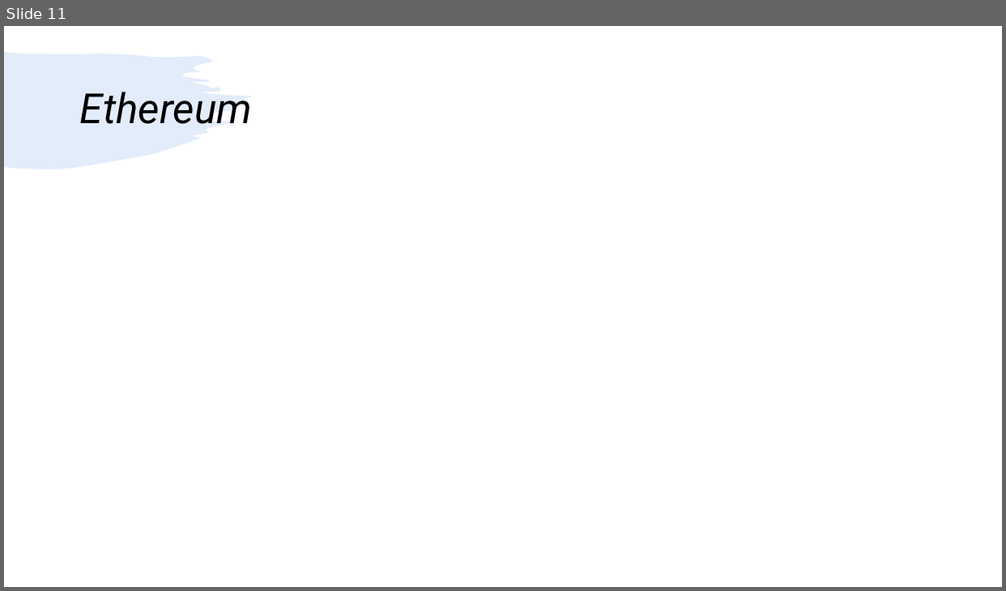
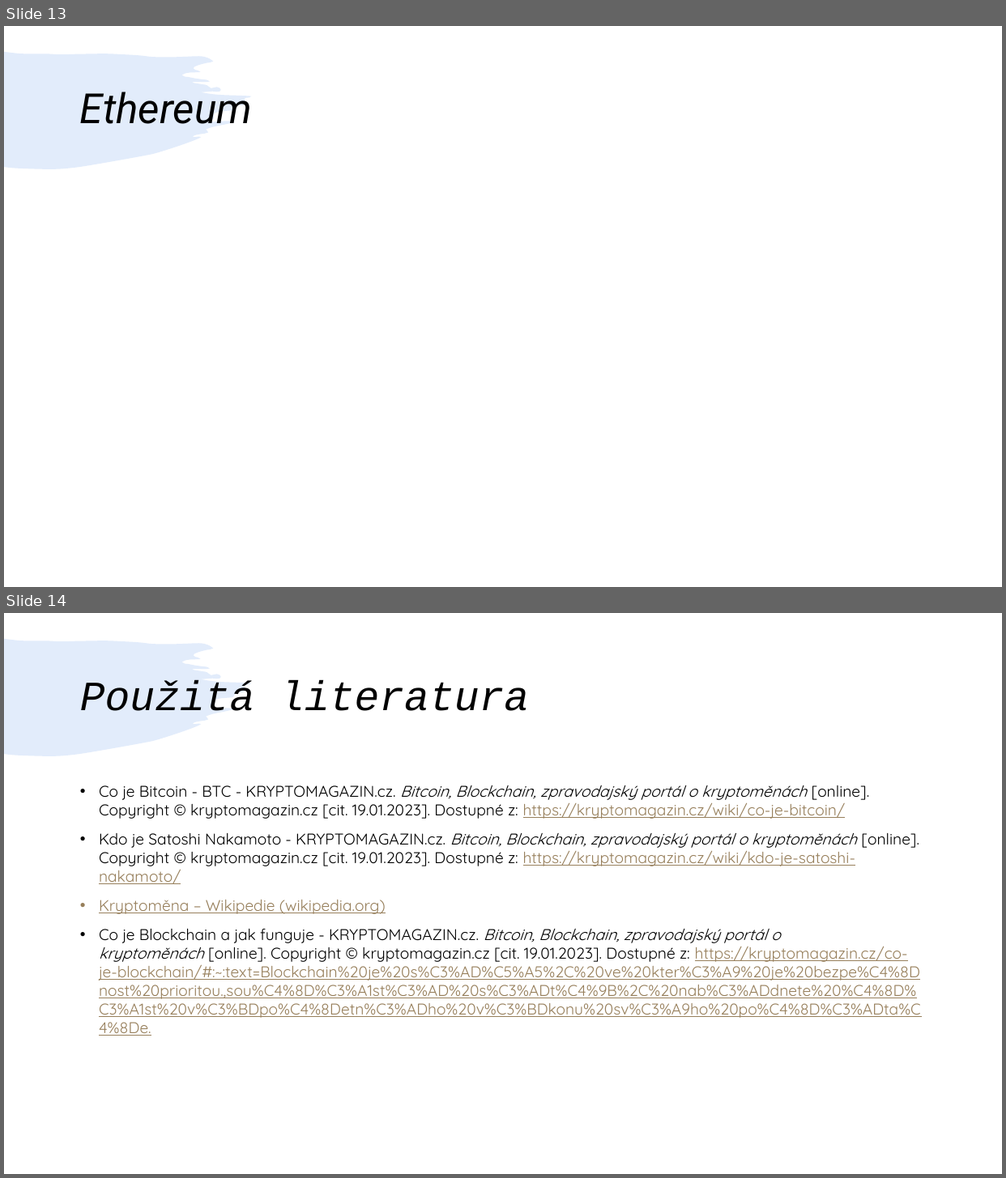
Before and after one commit to kuba384/Jirasek, a slide deck: Presentation.pptx. Shown one above the other, each under a label of ours: slide 11 before the commit, slides 13 and 14 after it. The pictures are 1006x591 and 1006x1178 pixels, drawn with LibreOffice and Linux fonts; fonts in the diff are those of the drawing. Boxes give left, top, right and bottom in pixels: in the first picture for what was removed or moved away, otherwise in the second. Text is boxed around its words. In the diff, an @@ line names an element or a change of style, - is before the commit and + after.

```diff
--- a/Presentation.pptx
+++ b/Presentation.pptx
@@ slide 14 added at (4,613,1002,1174), background #FFFFFF; not listed: 1 template element that a slide beside it also shows @@
@@ title added at (80,680,529,711), 40 pt, text #000000, italic @@
+Použitá literatura
@@ text added at (99,786,921,1036), 15 pt, text #000000 @@
+• Co je Bitcoin - BTC - KRYPTOMAGAZIN.cz. Bitcoin, Blockchain, zpravodajský portál o kryptoměnách [online]. Copyright © kryptomagazin.cz [cit. 19.01.2023]. Dostupné z: https://kryptomagazin.cz/wiki/co-je-bitcoin/
+• Kdo je Satoshi Nakamoto - KRYPTOMAGAZIN.cz. Bitcoin, Blockchain, zpravodajský portál o kryptoměnách [online]. Copyright © kryptomagazin.cz [cit. 19.01.2023]. Dostupné z: https://kryptomagazin.cz/wiki/kdo-je-satoshi-nakamoto/
+• Kryptoměna – Wikipedie (wikipedia.org)
+• Co je Blockchain a jak funguje - KRYPTOMAGAZIN.cz. Bitcoin, Blockchain, zpravodajský portál o kryptoměnách [online]. Copyright © kryptomagazin.cz [cit. 19.01.2023]. Dostupné z: https://kryptomagazin.cz/co-je-blockchain/#:~:text=Blockchain%20je%20s%C3%AD%C5%A5%2C%20ve%20kter%C3%A9%20je%20bezpe%C4%8Dnost%20prioritou.,sou%C4%8D%C3%A1st%C3%AD%20s%C3%ADt%C4%9B%2C%20nab%C3%ADdnete%20%C4%8D%C3%A1st%20v%C3%BDpo%C4%8Detn%C3%ADho%20v%C3%BDkonu%20sv%C3%A9ho%20po%C4%8D%C3%ADta%C4%8De.
@@ what was slide 11 is now slide 13 @@
```
Also in this commit, not shown: 5 slides changed, 3 other slides added.
